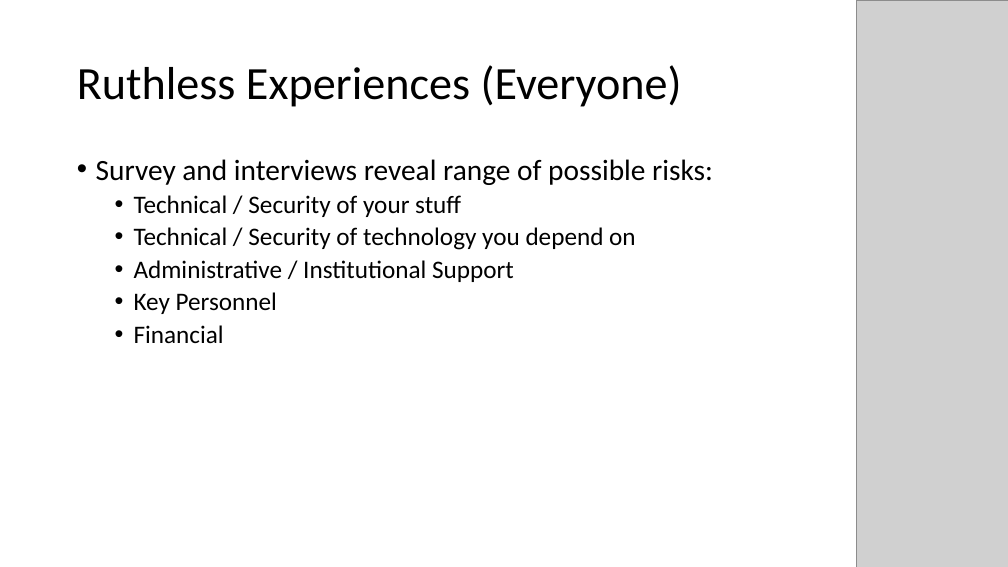
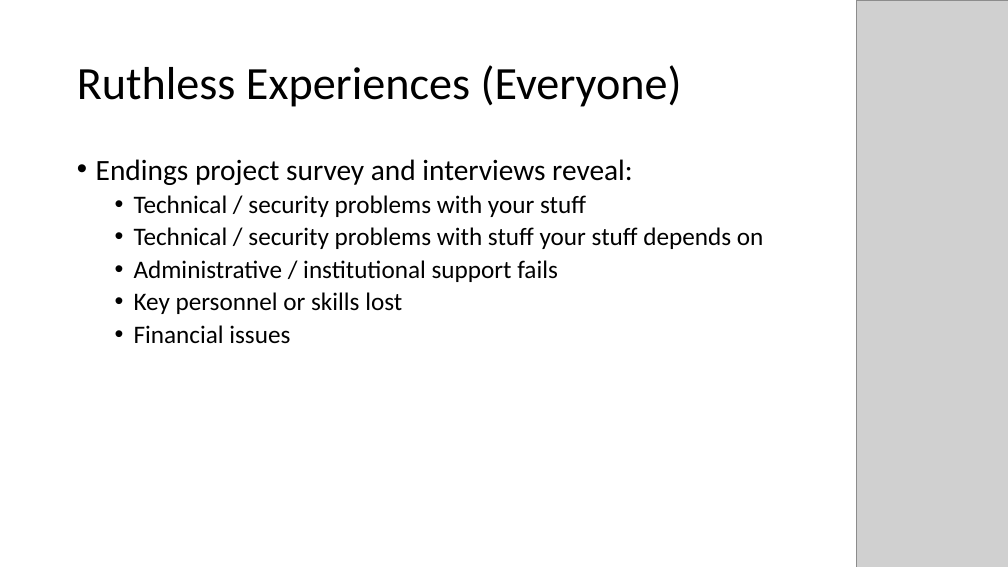
Before and after one commit to projectEndings/Endings, a slide deck: slide 5 of presentations/DH_2019/EndingsPanelPresentation.pptx. Drawn at 1008x567 pixels with LibreOffice and Linux fonts; fonts in the diff are those of the drawing; grey boxes stand for pictures. Boxes give left, top, right and bottom in pixels: in the first picture for what was removed or moved away, otherwise in the second. Text is boxed around its words. In the diff, an @@ line names an element or a change of style, - is before the commit and + after.

```diff
--- a/presentations/DH_2019/EndingsPanelPresentation.pptx
+++ b/presentations/DH_2019/EndingsPanelPresentation.pptx
@@ text at (x1=96, y1=159, x2=764, y2=344): text changed @@
-• Survey and interviews reveal range of possible risks:
-  • Technical / Security of your stuff
-  • Technical / Security of technology you depend on
-  • Administrative / Institutional Support
-  • Key Personnel
-  • Financial
+• Endings project survey and interviews reveal:
+  • Technical / security problems with your stuff
+  • Technical / security problems with stuff your stuff depends on
+  • Administrative / institutional support fails
+  • Key personnel or skills lost
+  • Financial issues
```
Also in this commit, not shown: 6 other slides changed.
